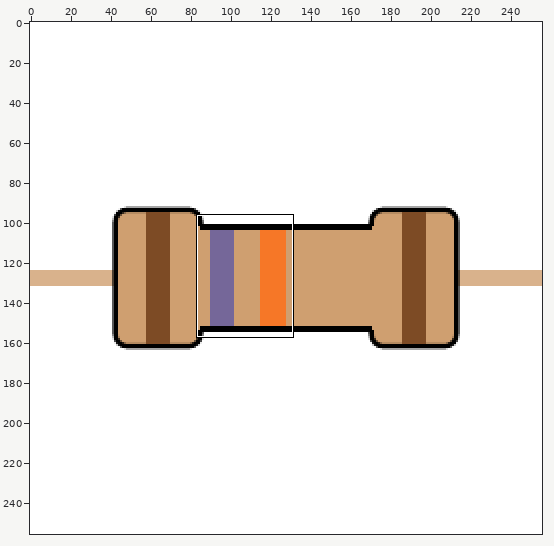
Two versions of one sprite sheet, CAPTCHA/resistor/part_1_4.png. Above: a wide view before the commit, with the close-up outlined.
Close-up. Before the commit:
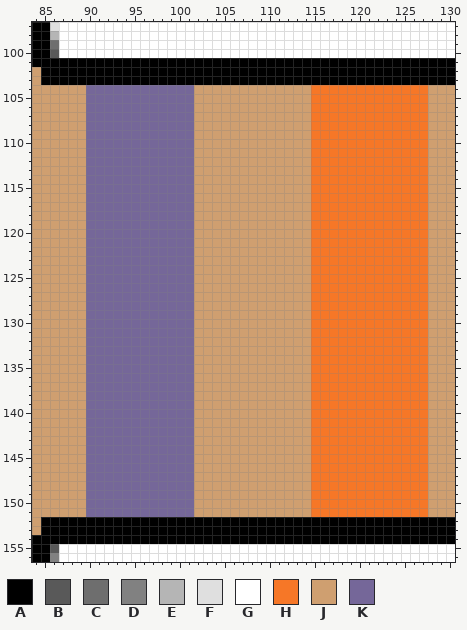
The file is 256x256 pixels. Colours within 5 levels of each other are drawn and written as one. Shown: x 84..130, y 97..156.
Palette (. is transparent): A #000000  B #595959  C #6e6e6e  D #818181  E #b5b5b5  F #dfdfdf  G #ffffff  H #f67727  J #cf9f70  K #756799
Pixels before, first column x 84:
 97 AAFGGGGGGGGGGGGGGGGGGGGGGGGGGGGGGGGGGGGGGGGGGGG
 98 AAEGGGGGGGGGGGGGGGGGGGGGGGGGGGGGGGGGGGGGGGGGGGG
 99 AACGGGGGGGGGGGGGGGGGGGGGGGGGGGGGGGGGGGGGGGGGGGG
100 AABGGGGGGGGGGGGGGGGGGGGGGGGGGGGGGGGGGGGGGGGGGGG
101 AAAAAAAAAAAAAAAAAAAAAAAAAAAAAAAAAAAAAAAAAAAAAAA
102 JAAAAAAAAAAAAAAAAAAAAAAAAAAAAAAAAAAAAAAAAAAAAAA
103 JAAAAAAAAAAAAAAAAAAAAAAAAAAAAAAAAAAAAAAAAAAAAAA
104 JJJJJJKKKKKKKKKKKKJJJJJJJJJJJJJHHHHHHHHHHHHHJJJ
105 JJJJJJKKKKKKKKKKKKJJJJJJJJJJJJJHHHHHHHHHHHHHJJJ
106 JJJJJJKKKKKKKKKKKKJJJJJJJJJJJJJHHHHHHHHHHHHHJJJ
107 JJJJJJKKKKKKKKKKKKJJJJJJJJJJJJJHHHHHHHHHHHHHJJJ
108 JJJJJJKKKKKKKKKKKKJJJJJJJJJJJJJHHHHHHHHHHHHHJJJ
109 JJJJJJKKKKKKKKKKKKJJJJJJJJJJJJJHHHHHHHHHHHHHJJJ
110 JJJJJJKKKKKKKKKKKKJJJJJJJJJJJJJHHHHHHHHHHHHHJJJ
111 JJJJJJKKKKKKKKKKKKJJJJJJJJJJJJJHHHHHHHHHHHHHJJJ
112 JJJJJJKKKKKKKKKKKKJJJJJJJJJJJJJHHHHHHHHHHHHHJJJ
113 JJJJJJKKKKKKKKKKKKJJJJJJJJJJJJJHHHHHHHHHHHHHJJJ
114 JJJJJJKKKKKKKKKKKKJJJJJJJJJJJJJHHHHHHHHHHHHHJJJ
115 JJJJJJKKKKKKKKKKKKJJJJJJJJJJJJJHHHHHHHHHHHHHJJJ
116 JJJJJJKKKKKKKKKKKKJJJJJJJJJJJJJHHHHHHHHHHHHHJJJ
117 JJJJJJKKKKKKKKKKKKJJJJJJJJJJJJJHHHHHHHHHHHHHJJJ
118 JJJJJJKKKKKKKKKKKKJJJJJJJJJJJJJHHHHHHHHHHHHHJJJ
119 JJJJJJKKKKKKKKKKKKJJJJJJJJJJJJJHHHHHHHHHHHHHJJJ
120 JJJJJJKKKKKKKKKKKKJJJJJJJJJJJJJHHHHHHHHHHHHHJJJ
121 JJJJJJKKKKKKKKKKKKJJJJJJJJJJJJJHHHHHHHHHHHHHJJJ
122 JJJJJJKKKKKKKKKKKKJJJJJJJJJJJJJHHHHHHHHHHHHHJJJ
123 JJJJJJKKKKKKKKKKKKJJJJJJJJJJJJJHHHHHHHHHHHHHJJJ
124 JJJJJJKKKKKKKKKKKKJJJJJJJJJJJJJHHHHHHHHHHHHHJJJ
125 JJJJJJKKKKKKKKKKKKJJJJJJJJJJJJJHHHHHHHHHHHHHJJJ
126 JJJJJJKKKKKKKKKKKKJJJJJJJJJJJJJHHHHHHHHHHHHHJJJ
127 JJJJJJKKKKKKKKKKKKJJJJJJJJJJJJJHHHHHHHHHHHHHJJJ
128 JJJJJJKKKKKKKKKKKKJJJJJJJJJJJJJHHHHHHHHHHHHHJJJ
129 JJJJJJKKKKKKKKKKKKJJJJJJJJJJJJJHHHHHHHHHHHHHJJJ
130 JJJJJJKKKKKKKKKKKKJJJJJJJJJJJJJHHHHHHHHHHHHHJJJ
131 JJJJJJKKKKKKKKKKKKJJJJJJJJJJJJJHHHHHHHHHHHHHJJJ
132 JJJJJJKKKKKKKKKKKKJJJJJJJJJJJJJHHHHHHHHHHHHHJJJ
133 JJJJJJKKKKKKKKKKKKJJJJJJJJJJJJJHHHHHHHHHHHHHJJJ
134 JJJJJJKKKKKKKKKKKKJJJJJJJJJJJJJHHHHHHHHHHHHHJJJ
135 JJJJJJKKKKKKKKKKKKJJJJJJJJJJJJJHHHHHHHHHHHHHJJJ
136 JJJJJJKKKKKKKKKKKKJJJJJJJJJJJJJHHHHHHHHHHHHHJJJ
137 JJJJJJKKKKKKKKKKKKJJJJJJJJJJJJJHHHHHHHHHHHHHJJJ
138 JJJJJJKKKKKKKKKKKKJJJJJJJJJJJJJHHHHHHHHHHHHHJJJ
139 JJJJJJKKKKKKKKKKKKJJJJJJJJJJJJJHHHHHHHHHHHHHJJJ
140 JJJJJJKKKKKKKKKKKKJJJJJJJJJJJJJHHHHHHHHHHHHHJJJ
141 JJJJJJKKKKKKKKKKKKJJJJJJJJJJJJJHHHHHHHHHHHHHJJJ
142 JJJJJJKKKKKKKKKKKKJJJJJJJJJJJJJHHHHHHHHHHHHHJJJ
143 JJJJJJKKKKKKKKKKKKJJJJJJJJJJJJJHHHHHHHHHHHHHJJJ
144 JJJJJJKKKKKKKKKKKKJJJJJJJJJJJJJHHHHHHHHHHHHHJJJ
145 JJJJJJKKKKKKKKKKKKJJJJJJJJJJJJJHHHHHHHHHHHHHJJJ
146 JJJJJJKKKKKKKKKKKKJJJJJJJJJJJJJHHHHHHHHHHHHHJJJ
147 JJJJJJKKKKKKKKKKKKJJJJJJJJJJJJJHHHHHHHHHHHHHJJJ
148 JJJJJJKKKKKKKKKKKKJJJJJJJJJJJJJHHHHHHHHHHHHHJJJ
149 JJJJJJKKKKKKKKKKKKJJJJJJJJJJJJJHHHHHHHHHHHHHJJJ
150 JJJJJJKKKKKKKKKKKKJJJJJJJJJJJJJHHHHHHHHHHHHHJJJ
151 JJJJJJKKKKKKKKKKKKJJJJJJJJJJJJJHHHHHHHHHHHHHJJJ
152 JAAAAAAAAAAAAAAAAAAAAAAAAAAAAAAAAAAAAAAAAAAAAAA
153 JAAAAAAAAAAAAAAAAAAAAAAAAAAAAAAAAAAAAAAAAAAAAAA
154 AAAAAAAAAAAAAAAAAAAAAAAAAAAAAAAAAAAAAAAAAAAAAAA
155 AABGGGGGGGGGGGGGGGGGGGGGGGGGGGGGGGGGGGGGGGGGGGG
156 AADGGGGGGGGGGGGGGGGGGGGGGGGGGGGGGGGGGGGGGGGGGGG
New version:
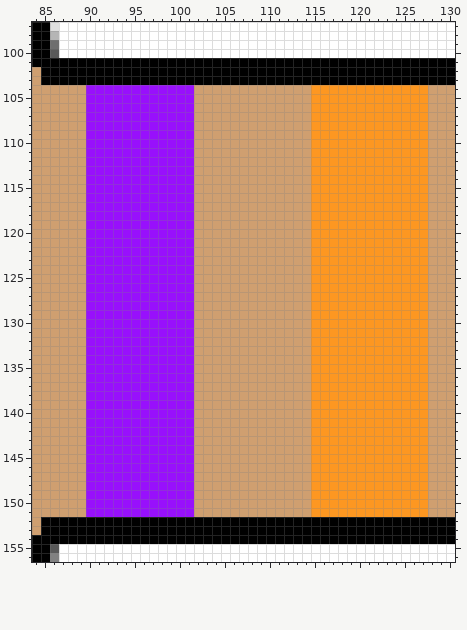
Edits made:
{"colour":"H","old":"#f67727","new":"#fd9721"}
{"colour":"K","old":"#756799","new":"#9810fc"}
{"label":"changed","picture_box":[86,85,194,517]}
{"label":"changed","picture_box":[311,85,428,517]}
